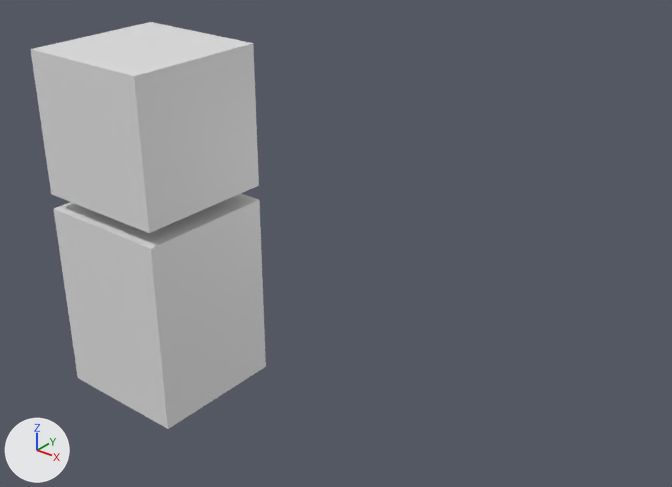
What one commit did to the Blender file Robot1.blend.
Camera for both pictures: a 50 mm lens placed at (9.39, -7.76, 3.95), pointed at (2.94, 0.3, -1.05). Every picture has the same lights, and +X, +Y and +Z are marked at lower left.

Script lines for the objects in view, before the commit:
```python
me_cube = bpy.data.meshes.new('Cube')
me_cube.from_pydata(...)  # a box spanning x -1.0..1.0, y -1.0..1.0, z -1.0..1.0; a box spanning x -1.0..1.0, y -1.0..1.0, z -4.0..-1.21
me_cube.materials.append(mat_material)  # white #e7e7e7
ob_cube = bpy.data.objects.new('Cube', me_cube)
ob_cube.location = (0.0, 0.0, 0.0)
```
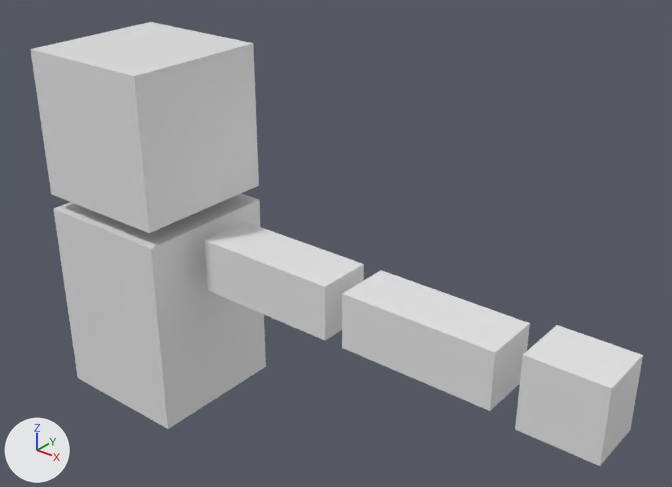
Commit message: ロボットのモデリング中

Where the change shows, as pixel boxes (x1, y1, x2, y2) in the pictures (672 x 487 px):
'Cube', reshaped (159% wider, 9% taller)
    before: (30, 22, 266, 429)
    after: (30, 22, 643, 466)
part 1 of me_cube, added
    after: (204, 222, 364, 340)
part 2 of me_cube, added
    after: (342, 270, 530, 411)
part 3 of me_cube, added
    after: (515, 325, 643, 466)

What the commit changed:
me_cube has 16 vertices, 12 faces and spans x -1.0..1.0, y -1.0..1.0, z -4.0..1.0.
me_cube is used by ob_cube; location (0.0, 0.0, 0.0).
me_cube part 1: a new loose piece, a box spanning x 1.31..3.31, y -0.37..0.37, z -1.97..-1.24, in mat_material (white #e7e7e7).
me_cube part 2: a new loose piece, a box spanning x 3.57..5.57, y -0.37..0.37, z -1.97..-1.24, in mat_material (white #e7e7e7).
me_cube part 3: a new loose piece, a box spanning x 5.88..6.83, y -0.37..0.37, z -2.07..-1.14, in mat_material (white #e7e7e7).
